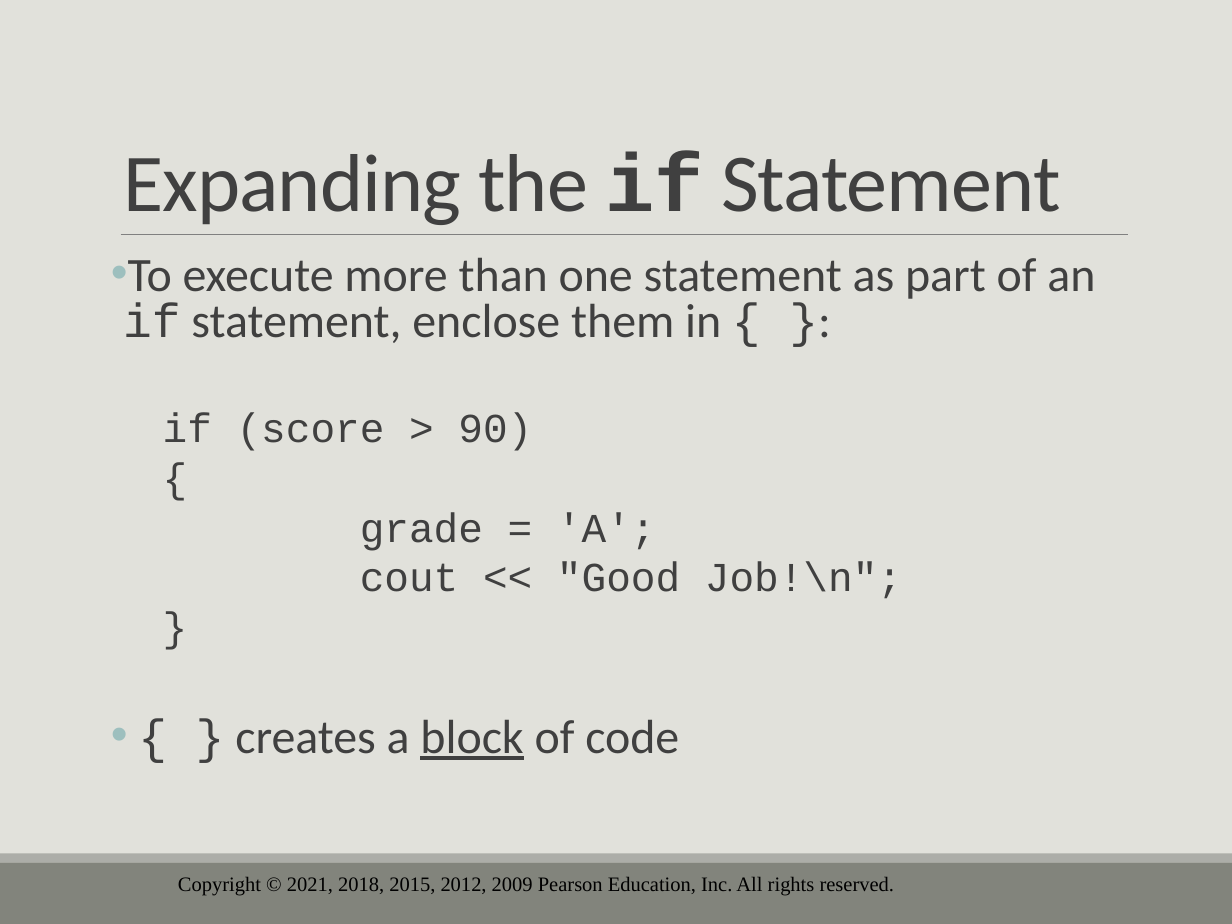
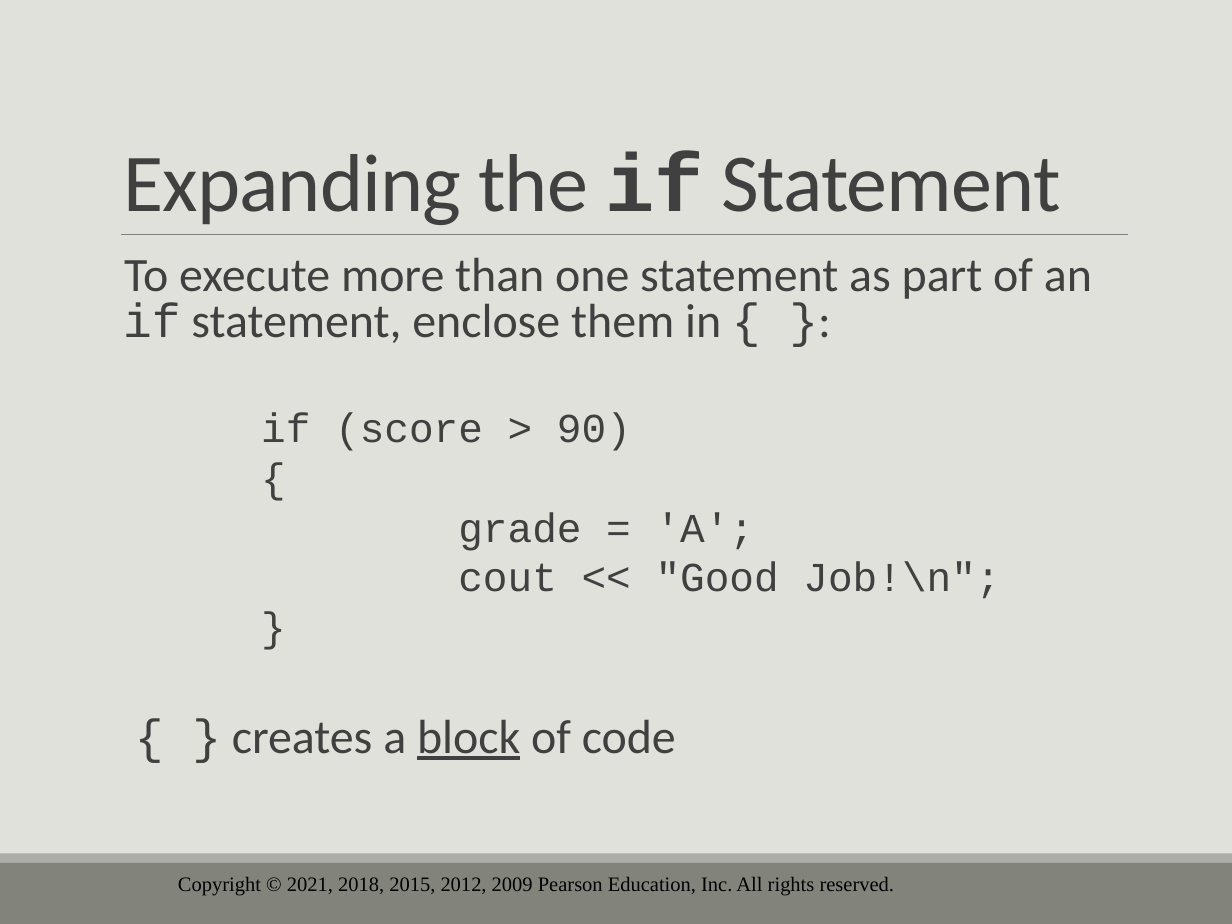
Before and after one commit to drolsonmi/eng1400, a slide deck: slide 17 of 1400_04_Making Decisions.pptx. Drawn at 1232x924 pixels with LibreOffice and Linux fonts; fonts in the diff are those of the drawing; background and template pictures are left out. Boxes give left, top, right and bottom in pixels: in the first picture for what was removed or moved away, otherwise in the second. Text is boxed around its words. In the diff, an @@ line names an element or a change of style, - is before the commit and + after.

```diff
--- a/1400_04_Making Decisions.pptx
+++ b/1400_04_Making Decisions.pptx
@@ text "To execute more than one ..." at bbox=[123, 257, 1092, 760]: bullet • to  ; indent changed @@
```
Also in this commit, not shown: 15 other slides changed, 2 other files.
